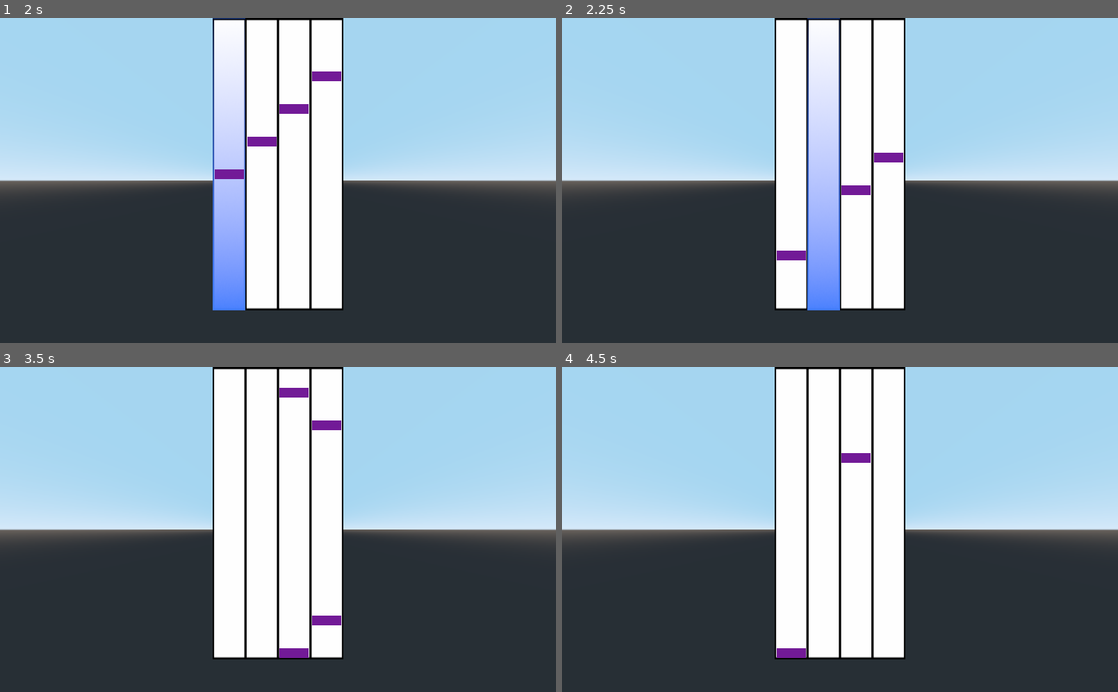
Above: before the commit, frames 1-4 (two rows, left to right).
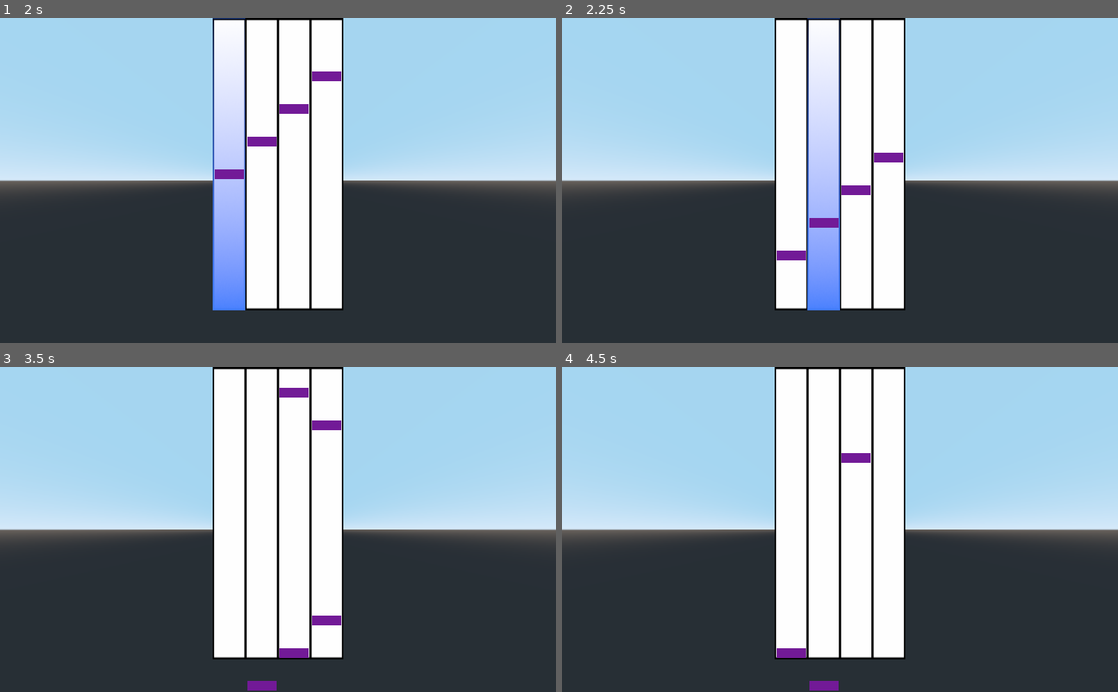
Above: after the commit, the same moments.

Repository: Xwilarg/BearJam
Game: Godot game, scene res://Scenes/Night.tscn
Two runs of this game, one before a commit and one after it. Both use one fixed random seed, a clock stepped at 60 frames per second and the inputs below. This scene is started directly instead of the project's main scene.
Inputs (mouse positions are in pixels of both pictures, inside the frame that each line leads up to):
- Up to frame 1 (2 s): tap Enter at 0.5 s; move the mouse to (400, 164) at 0.52 s; hold D (right) 0.53-1.28 s; hold Space (action_spacebar) 0.53-1.28 s; move the mouse to (166, 196) at 1.27 s; hold S (backward) from 1.28 s (still down); tap Space (action_spacebar) at 1.35 s
- Up to frame 2 (2.25 s): move the mouse to (895, 109) at 2.02 s; release S (backward) at 2.03 s; hold D (right) from 2.03 s (still down); hold Space (action_spacebar) from 2.03 s (still down)
- Up to frame 3 (3.5 s): move the mouse to (250, 594) at 2.77 s; release D (right) at 2.78 s; release Space (action_spacebar) at 2.78 s; hold W (forward) from 2.78 s (still down); tap Space (action_spacebar) at 2.85 s
- Up to frame 4 (4.5 s): move the mouse to (1006, 578) at 3.52 s; release W (forward) at 3.53 s; hold Space (action_spacebar) 3.53-4.28 s; hold A (left) from 3.53 s (still down); move the mouse to (673, 480) at 4.27 s; tap Space (action_spacebar) at 4.35 s

Frame 1 is identical in both runs. In frame 2, 0.2% of the frame differs, in the area x 44-50%, y 61-65%; in frame 3, 0.2%; in frame 4, 0.2%.

Commit message:
Improve hit/miss management

Diff:
--- a/Scenes/Night.tscn
+++ b/Scenes/Night.tscn
@@ -51,7 +51,7 @@
 texture = ExtResource( 3 )
 
 [node name="Miss Area" type="Area" parent="."]
-transform = Transform( 1, 0, 0, 0, 1, 0, 0, 0, 1, 0, -0.448635, -1.45142 )
+transform = Transform( 1, 0, 0, 0, 1, 0, 0, 0, 1, 0, -0.93135, -1.45142 )
 
 [node name="CollisionShape" type="CollisionShape" parent="Miss Area"]
 transform = Transform( 2, 0, 0, 0, 1, 0, 0, 0, 1, 0, 0, 0 )
--- a/Scripts/Night.gd
+++ b/Scripts/Night.gd
@@ -61,9 +61,14 @@
 	for note in allNotes:
 		for i in 4:
 			if note.translation.x == xOffset + i && Input.is_action_just_pressed("Line_" + str(i)):
-				print(getYDistance(note))
-				score += 1;
-				combo += 1;
+				var dist = getYDistance(note)
+				if dist < 1:
+					score += 1;
+					combo += 1;
+				elif dist < 2:
+					combo = 0
+				else:
+					break
 				allNotes.erase(note)
 				note.free();
 				breakLoop = true
